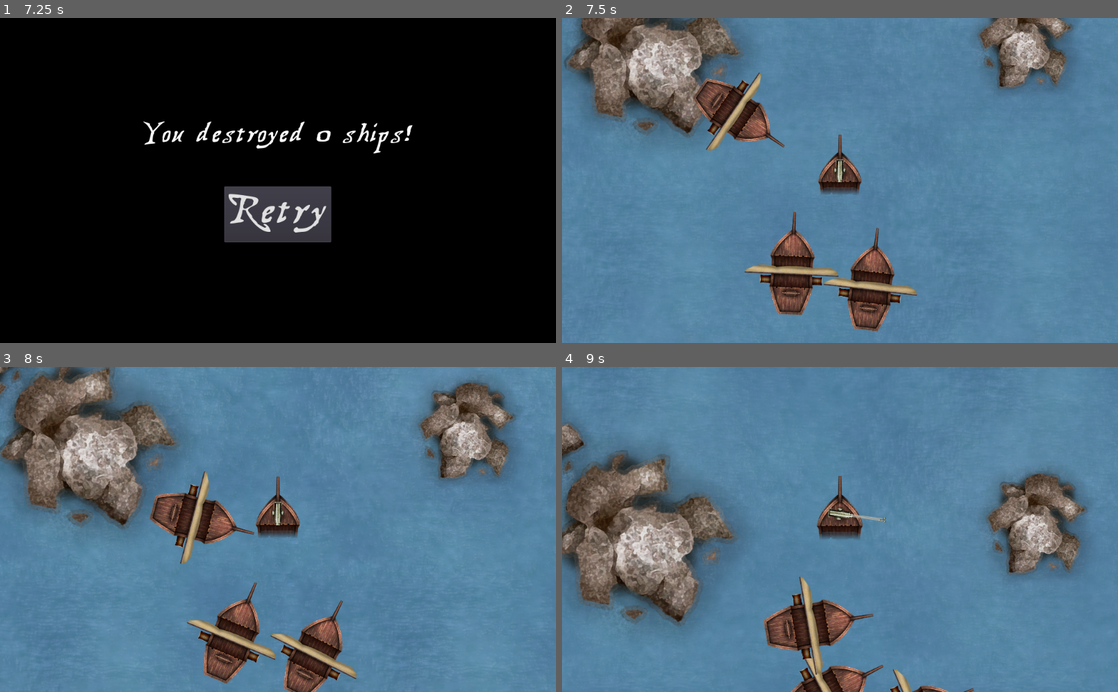
Above: before the commit, frames 1-4 (two rows, left to right).
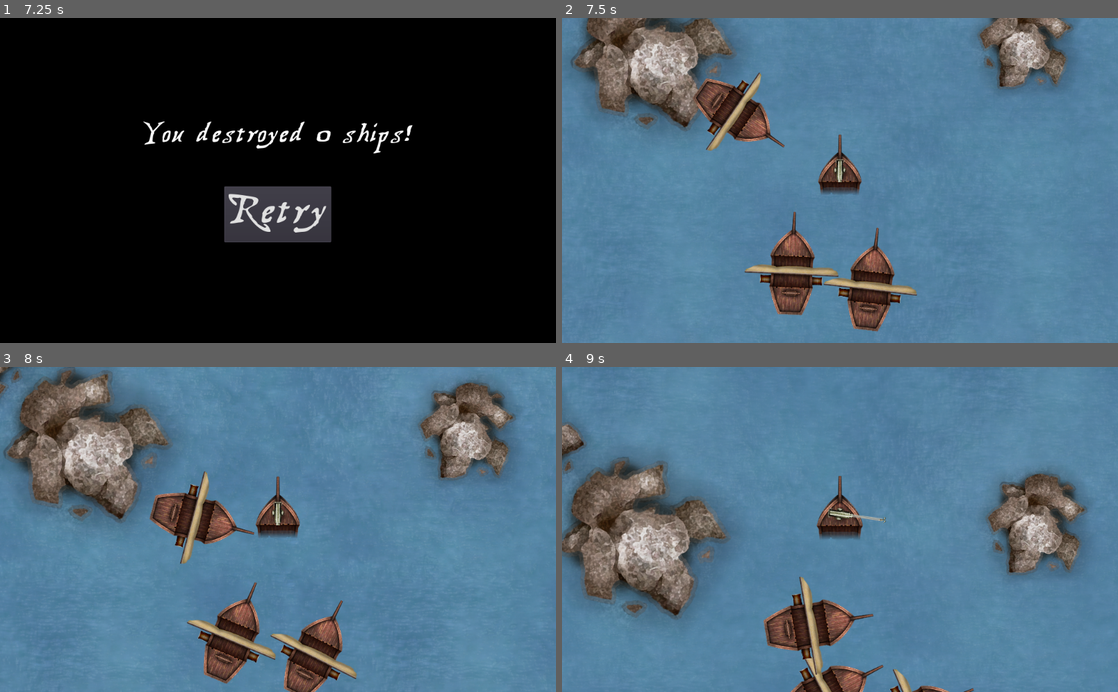
Above: after the commit, the same moments.

Repository: HedgeLizards/grappling
Game: Godot game, scene res://scenes/Menu.tscn
Same seed, same stepped clock (60 frames per second), same inputs: the game is played once before the commit and once after it.
Inputs (mouse positions are in pixels of both pictures, inside the frame that each line leads up to):
- Up to frame 1 (7.25 s): click "Yarrr!" at 0.5 s; move the mouse to (400, 164) at 1.27 s; tap H (hunt) at 1.35, 2.85, 5.1, 6.6 s; click (400, 164) at 1.42 s; move the mouse to (166, 196) at 2.02 s; tap I (idle) at 2.1, 4.35, 5.85 s; click (166, 196) at 2.17 s; move the mouse to (333, 109) at 2.77 s; click (333, 109) at 2.92 s; click "Retry" at 3.5 s; move the mouse to (250, 245) at 4.27 s; click (250, 245) at 4.42 s; move the mouse to (444, 229) at 5.02 s; click (444, 229) at 5.17 s; move the mouse to (111, 131) at 5.77 s; click (111, 131) at 5.92 s; move the mouse to (305, 180) at 6.52 s; click (305, 180) at 6.67 s
- Up to frame 2 (7.5 s): click "Retry" at 7.25 s
- Up to frame 3 (8 s): no input
- Up to frame 4 (9 s): move the mouse to (756, 448) at 8.02 s; tap I (idle) at 8.1 s; click (756, 448) at 8.17 s; move the mouse to (962, 513) at 8.77 s; tap H (hunt) at 8.85 s; click (962, 513) at 8.92 s

Frame 1 is identical in both runs. In frame 2, 3.7% of the frame differs, in the area x 0-33%, y 0-37%; in frame 3, 5.1%; in frame 4, 5.5%, in the area x 0-32%, y 25-80%.

Commit message:
rocks can be smaller

Diff:
--- a/scripts/Environment.gd
+++ b/scripts/Environment.gd
@@ -15,7 +15,7 @@
 		rock.position.x = rand_range($Sea.margin_left, $Sea.margin_right)
 		rock.position.y = rand_range($Sea.margin_top, $Sea.margin_bottom)
 		rock.rotation = rand_range(-PI, PI)
-		var rscale = rand_range(1, 2)
+		var rscale = rand_range(0.6, 2)
 		rock.scale *= rscale
 
 		add_child(rock)
